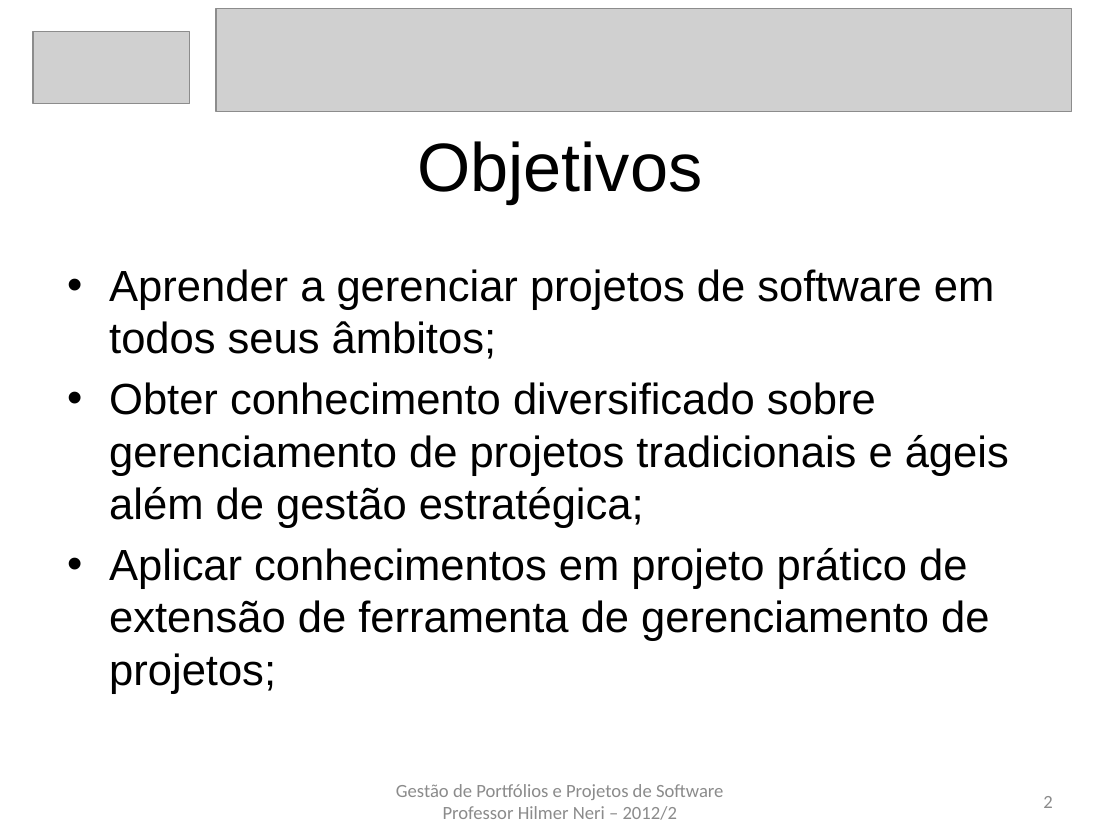
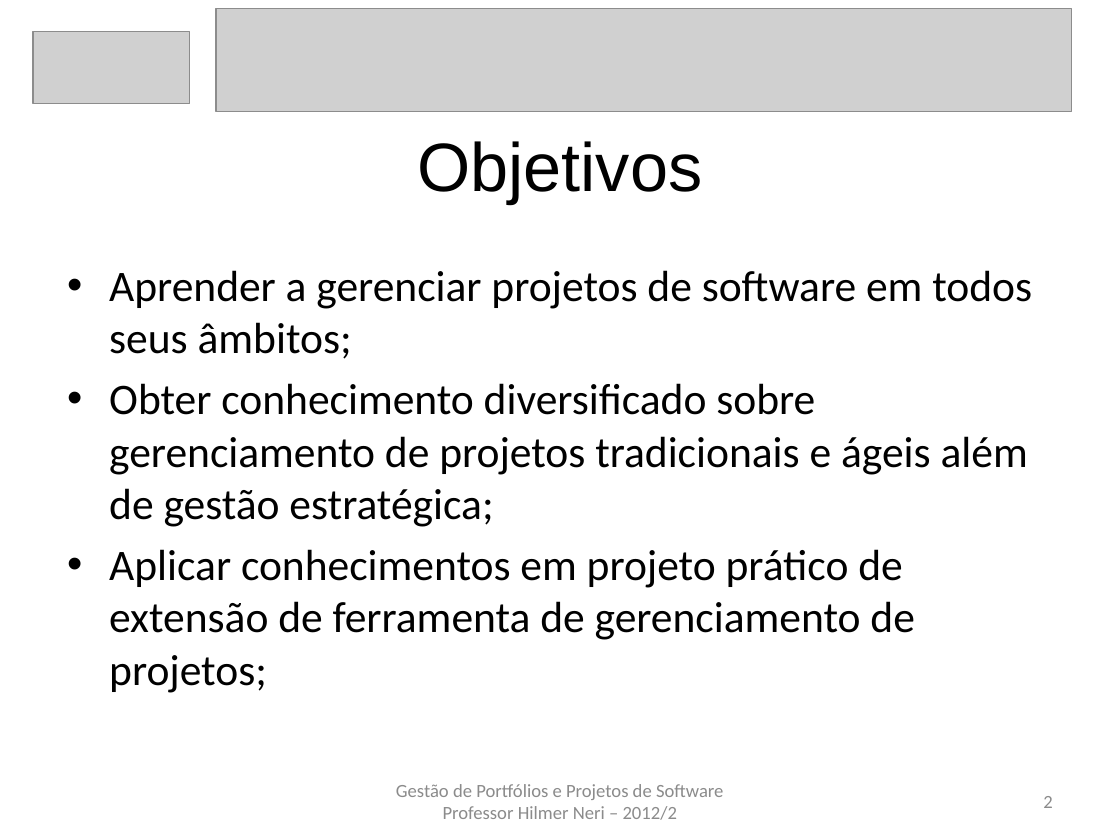
Before and after one commit to carlosneo/dotprojecteap, a slide deck: slide 2 of Dot Project EAP/4. System Management/Apresentacoes/apresentacaoV8.pptx. Drawn at 1120x840 pixels with LibreOffice and Linux fonts; fonts in the diff are those of the drawing; grey boxes stand for pictures. Boxes give left, top, right and bottom in pixels: in the first picture for what was removed or moved away, otherwise in the second. Text is boxed around its words. In the diff, an @@ line names an element or a change of style, - is before the commit and + after.

```diff
--- a/Dot Project EAP/4. System Management/Apresentacoes/apresentacaoV8.pptx
+++ b/Dot Project EAP/4. System Management/Apresentacoes/apresentacaoV8.pptx
@@ text "Aprender a gerenciar projetos de ..." at bbox=[109, 270, 1032, 693]: font Arial to Calibri @@
```
Also in this commit, not shown: 4 other slides changed, 2 slides added.
